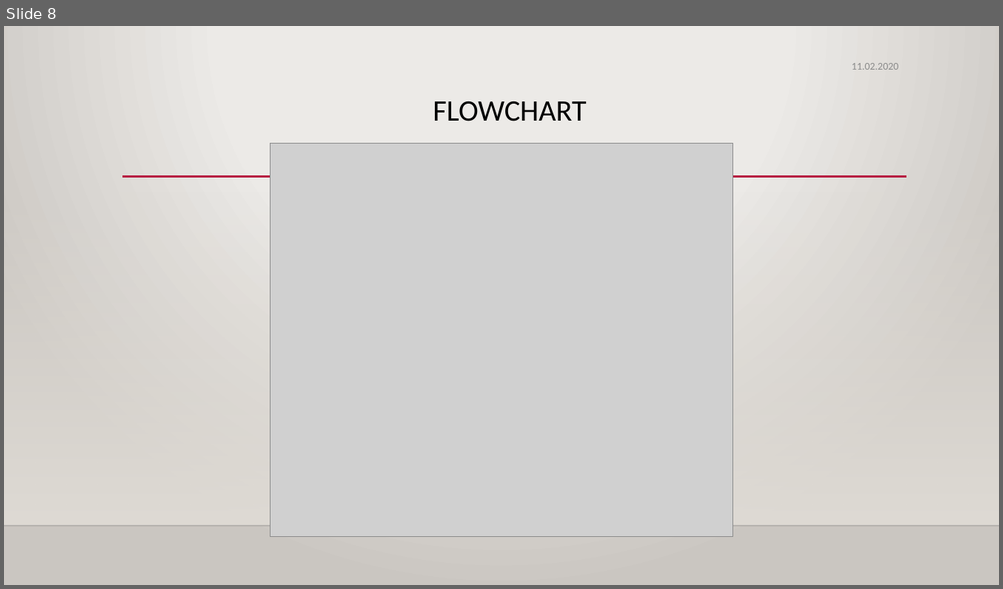
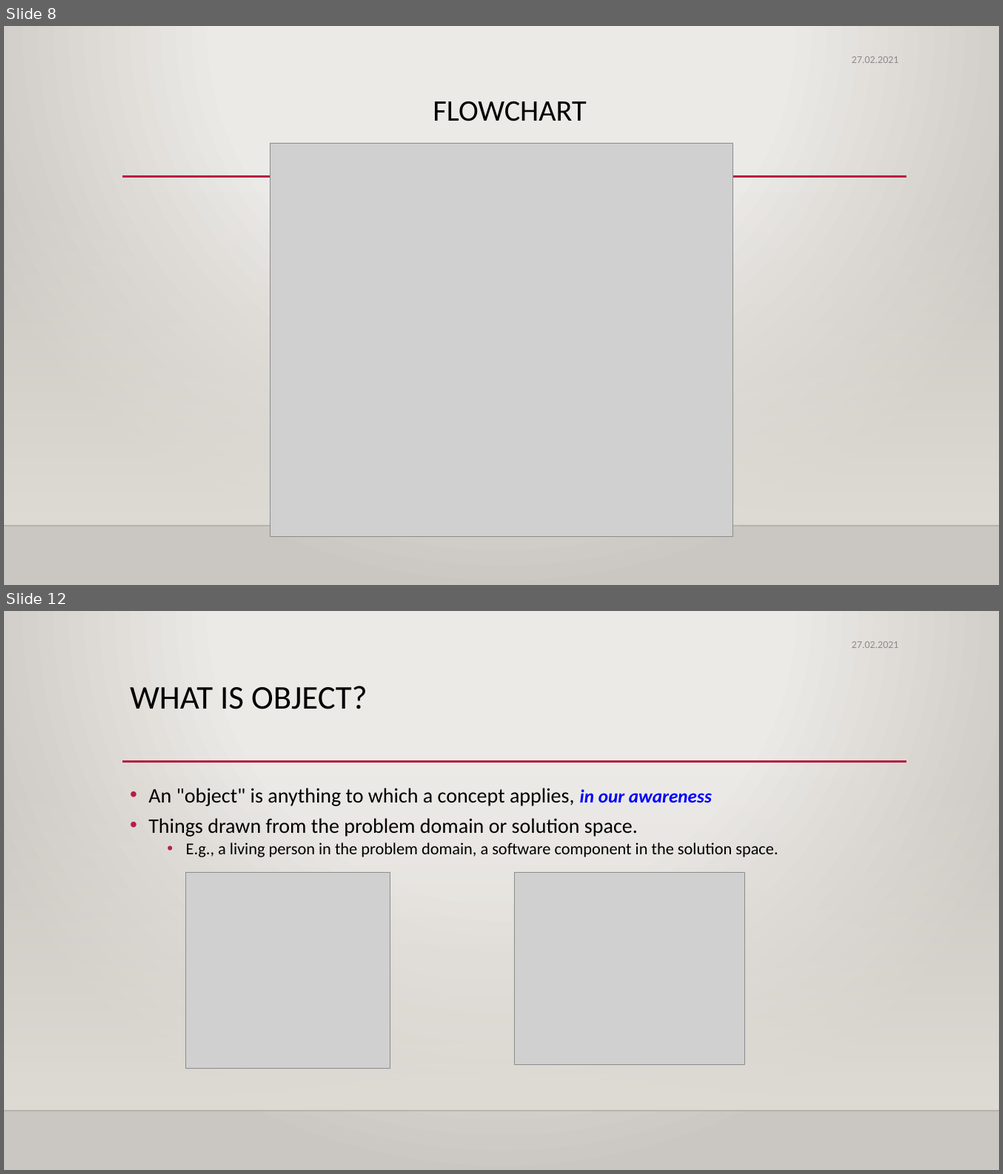
Before and after one commit to Tuyji/Medipol_OOP_2021, a slide deck: w1/w1_OOP_2021.pptx. Shown one above the other, each under a label of ours: slide 8 before the commit, slides 8 and 12 after it; the slides between them are not shown. The pictures are 1003x589 and 1003x1174 pixels, drawn with LibreOffice and Linux fonts; fonts in the diff are those of the drawing; grey boxes stand for pictures; background and template pictures are left out. Boxes give left, top, right and bottom in pixels: in the first picture for what was removed or moved away, otherwise in the second. Text is boxed around its words. In the diff, an @@ line names an element or a change of style, - is before the commit and + after.

```diff
--- a/w1/w1_OOP_2021.pptx
+++ b/w1/w1_OOP_2021.pptx
@@ slide 12 added at (x1=4, y1=611, x2=999, y2=1170), background gradient #ECEAE7 to #CAC7C1; not listed: 3 template elements that a slide beside it also shows @@
@@ text added at (x1=851, y1=641, x2=899, y2=648), 10 pt, text #8C8C8C @@
+27.02.2021
@@ title added at (x1=130, y1=686, x2=367, y2=709), 32 pt, text #000000 @@
+WHAT IS OBJECT?
@@ text added at (x1=148, y1=788, x2=777, y2=857), 20 pt, text #000000 @@
+• An "object" is anything to which a concept applies, in our awareness
+• Things drawn from the problem domain or solution space.
+  • E.g., a living person in the problem domain, a software component in the solution space.
@@ picture added at (x1=186, y1=873, x2=390, y2=1068) @@
@@ picture added at (x1=515, y1=873, x2=745, y2=1065) @@
@@ slide 8 changed as well @@
@@ text at (x1=851, y1=56, x2=899, y2=63): text changed @@
-11.02.2020
+27.02.2021
```
Also in this commit, not shown: 9 other slides changed, 8 other slides added, 11 other files.
